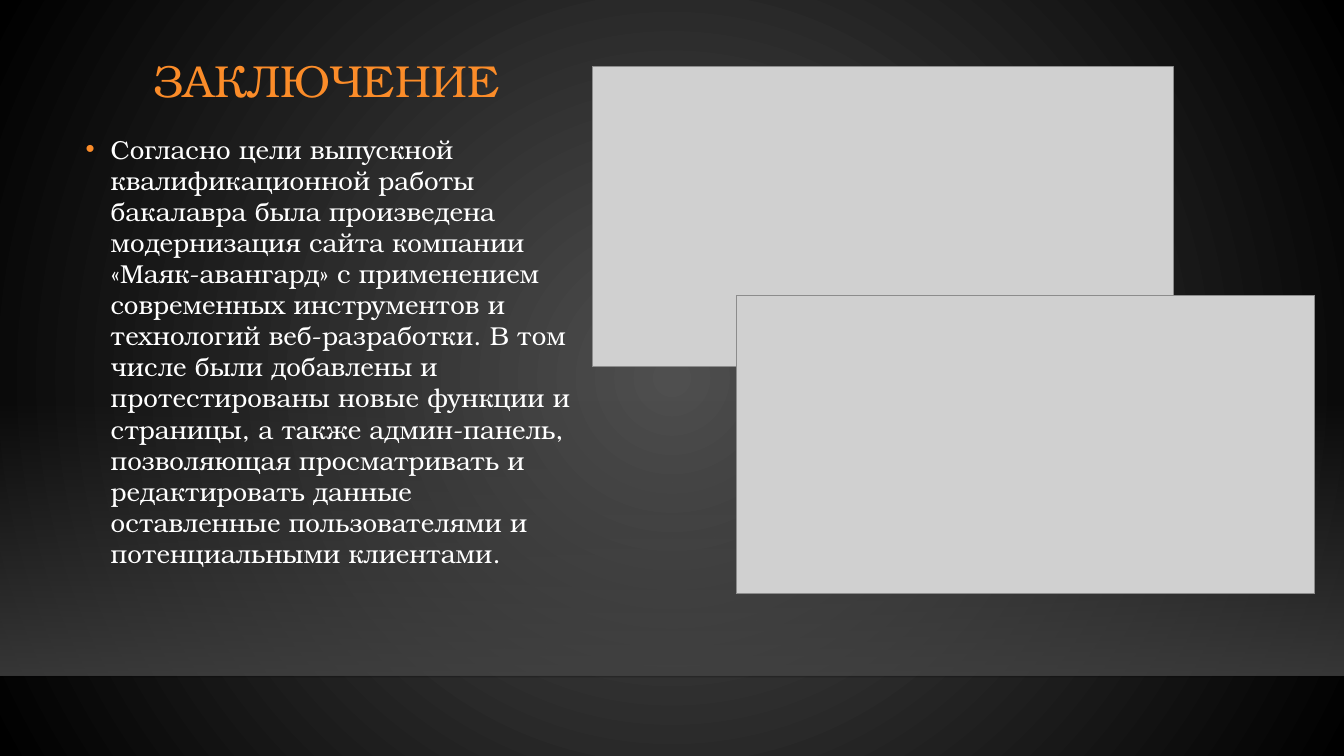
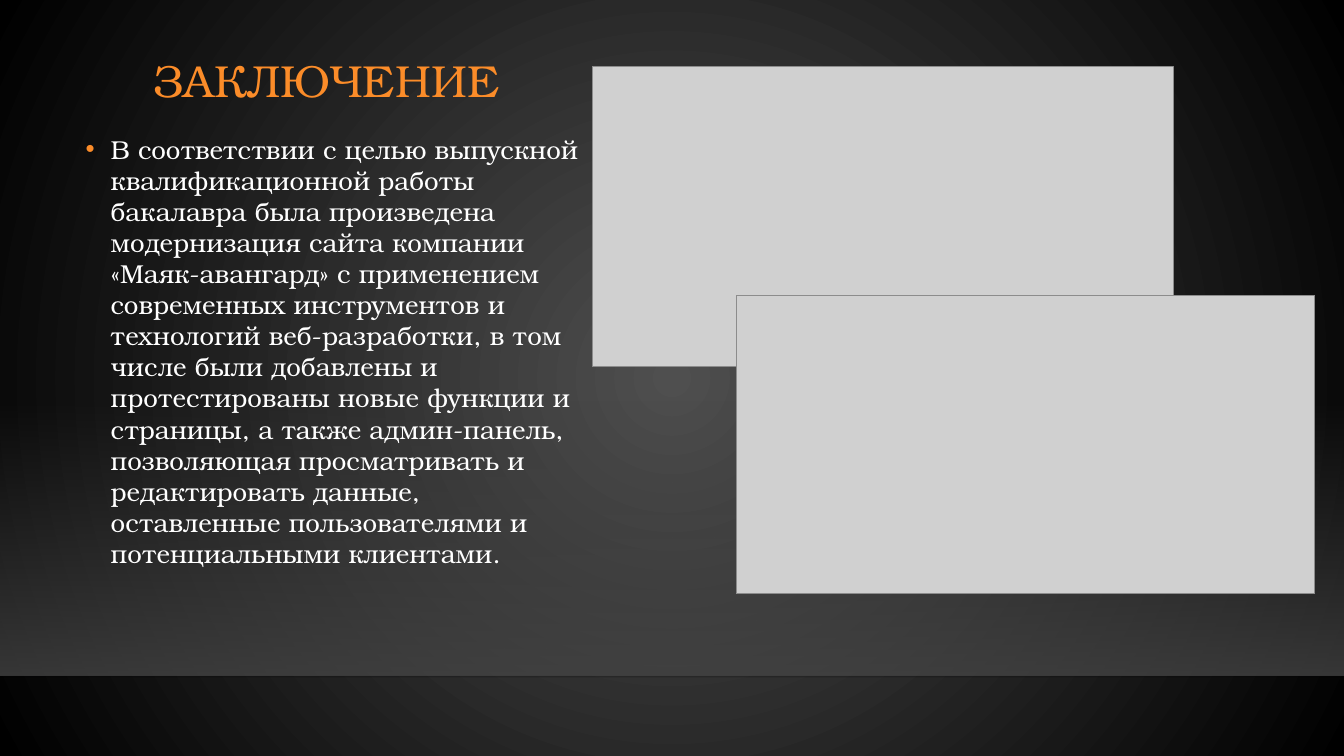
Before and after one commit to gunger28/diploma, a slide deck: slide 14 of Гунгер Диплом презентация.pptx (slide 12 before the commit). Drawn at 1344x756 pixels with LibreOffice and Linux fonts; fonts in the diff are those of the drawing; grey boxes stand for pictures; background and template pictures are left out. Boxes give left, top, right and bottom in pixels: in the first picture for what was removed or moved away, otherwise in the second. Text is boxed around its words. In the diff, an @@ line names an element or a change of style, - is before the commit and + after.

```diff
--- a/Гунгер Диплом презентация.pptx
+++ b/Гунгер Диплом презентация.pptx
@@ text at (111,140,578,567): text changed @@
-• Согласно цели выпускной квалификационной работы бакалавра была произведена модернизация сайта компании «Маяк-авангард» с применением современных инструментов и технологий веб-разработки. В том числе были добавлены и протестированы новые функции и страницы, а также админ-панель, позволяющая просматривать и редактировать данные оставленные пользователями и потенциальными клиентами.
+• В соответствии с целью выпускной квалификационной работы бакалавра была произведена модернизация сайта компании «Маяк-авангард» с применением современных инструментов и технологий веб-разработки, в том числе были добавлены и протестированы новые функции и страницы, а также админ-панель, позволяющая просматривать и редактировать данные, оставленные пользователями и потенциальными клиентами.
```
Also in this commit, not shown: 8 other slides changed, 2 slides added, 3 other files.
